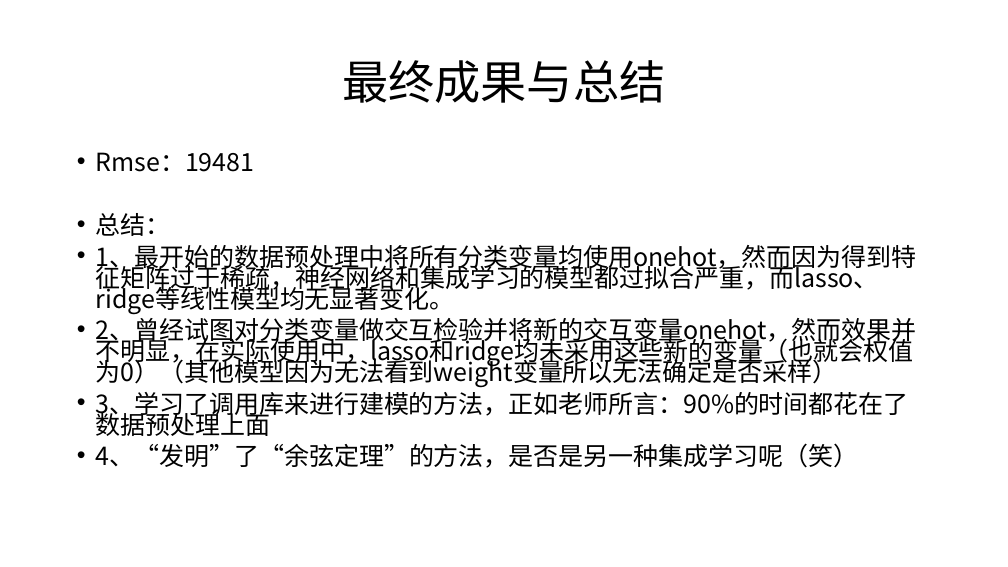
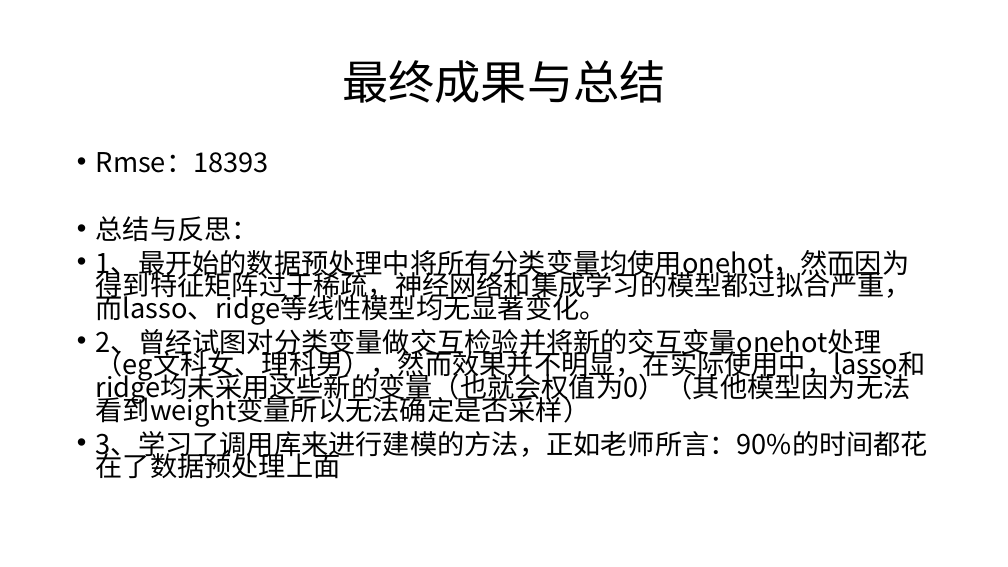
Before and after one commit to LZKPKU/-, a slide deck: slide 29 of 期末报告.pptx (slide 23 before the commit). Drawn at 1008x567 pixels with LibreOffice and Linux fonts; fonts in the diff are those of the drawing. Boxes give left, top, right and bottom in pixels: in the first picture for what was removed or moved away, otherwise in the second. Text is boxed around its words. In the diff, an @@ line names an element or a change of style, - is before the commit and + after.

```diff
--- a/期末报告.pptx
+++ b/期末报告.pptx
@@ text at (96, 152, 269, 241): text changed; size 23.8 to 25.9 pt @@
-• Rmse：19481
-• 总结：
+• Rmse：18393
+• 总结与反思：
@@ text at (96, 250, 928, 479): size 23.8 to 25.9 pt in "1、最开始的数据预处理中将所有分类变量均使用onehot，然而因为得到特征矩阵过于稀疏，神经网络和集成学习的模型都过拟合 ...", "3、学习了调用库来进行建模的方法，正如老师所言：90%的时间都花在了数据预处理上面" @@
@@ text at (96, 324, 926, 427): text changed; size 23.8 to 25.9 pt @@
-• 2、曾经试图对分类变量做交互检验并将新的交互变量onehot，然而效果并不明显，在实际使用中，lasso和ridge均未采用这些新的变量（也就会权值为0）（其他模型因为无法看到weight变量所以无法确定是否采样）
+• 2、曾经试图对分类变量做交互检验并将新的交互变量onehot处理（eg文科女、理科男），然而效果并不明显，在实际使用中，lasso和ridge均未采用这些新的变量（也就会权值为0）（其他模型因为无法看到weight变量所以无法确定是否采样）
@@ text at (96, 443, 858, 468): paragraph removed @@
-• 4、“发明”了“余弦定理”的方法，是否是另一种集成学习呢（笑）
```
Also in this commit, not shown: 20 other slides changed, 6 slides added.
